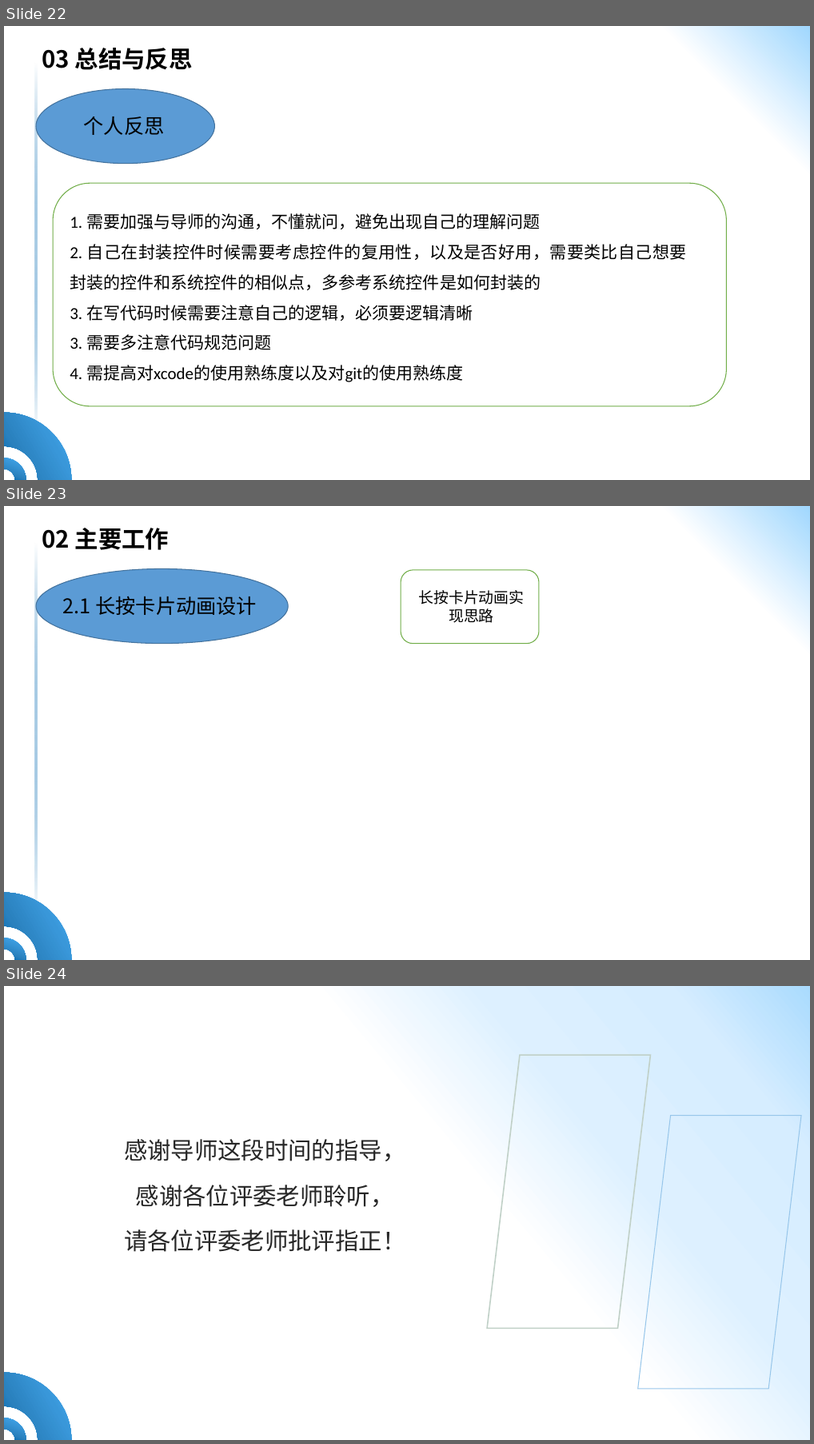
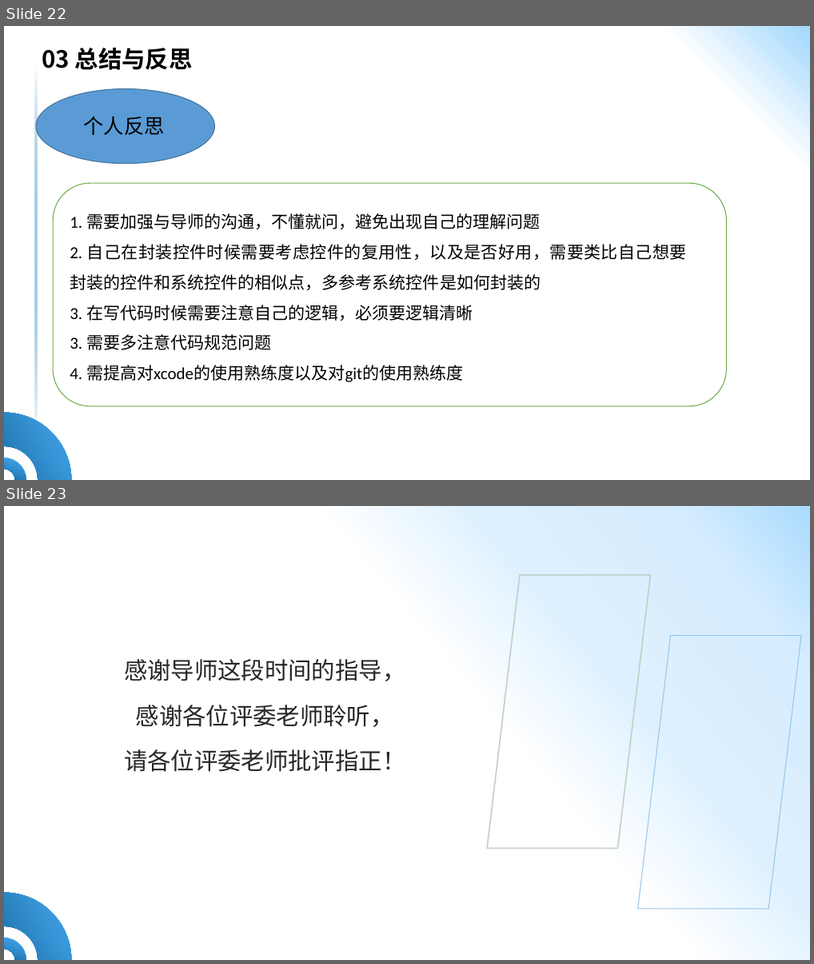
Before and after one commit to HQ-L/ppt-10.27, a slide deck: 答辩ppt-李慧奇.pptx. Shown one above the other, each under a label of ours: slides 22, 23 and 24 before the commit, slides 22 and 23 after it. The pictures are 814x1444 and 814x964 pixels, drawn with LibreOffice and Linux fonts; fonts in the diff are those of the drawing; background and template pictures are left out. Boxes give left, top, right and bottom in pixels: in the first picture for what was removed or moved away, otherwise in the second. Text is boxed around its words. In the diff, an @@ line names an element or a change of style, - is before the commit and + after.

Commit message:
10.16p

```diff
--- a/答辩ppt-李慧奇.pptx
+++ b/答辩ppt-李慧奇.pptx
@@ slide 23 removed at box(4, 506, 810, 960), background gradient #FFFFFF to #A0D7FE; not listed: 3 template elements that a slide beside it also shows @@
@@ text removed at box(42, 528, 169, 550) @@
-02 主要工作
@@ ellipse removed at box(36, 569, 288, 644) @@
@@ rounded rectangle removed at box(401, 570, 539, 644) @@
@@ text removed at box(63, 596, 257, 615) @@
-2.1 长按卡片动画设计
@@ text removed at box(418, 590, 524, 623) @@
-长按卡片动画实现思路
@@ what was slide 24 is now slide 23 @@
```
